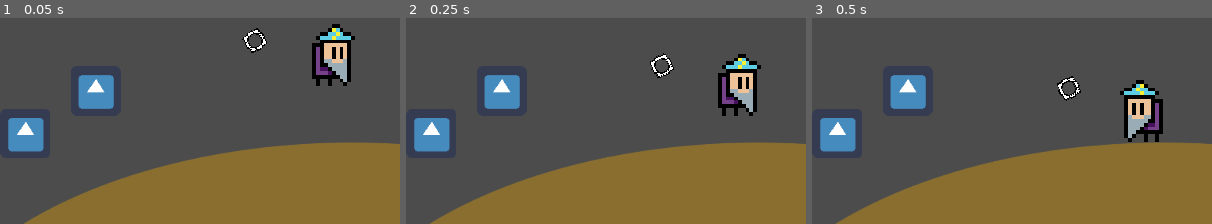
Above: before the commit, frames 1-3 (left to right).
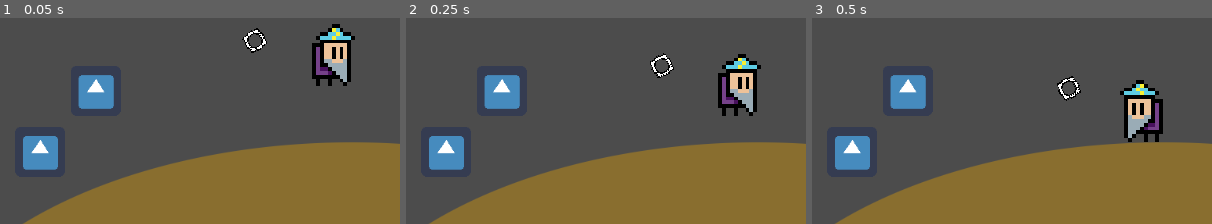
Above: after the commit, the same moments.

Repository: MitchMakesThings/Godot-Things
Game: Godot game, scene res://src/levels/FirstLevel.tscn
Two runs of this game, one before a commit and one after it. Both use one fixed random seed, a clock stepped at 60 frames per second and the inputs below. The engine's default icon, where the game draws it, is replaced by a stand-in: a white triangle on a blue panel in a dark square.
Inputs:
- Up to frame 1 (0.05 s): no input
- Up to frame 2 (0.25 s): no input
- Up to frame 3 (0.5 s): no input
The pictures show only the part of the screen within x 19-69%, y 0-50%; the shares and areas given below are measured in that part.

The runs differ from the first frame. In frame 1, 2.2% of the frame differs, in the area x 2-15%, y 48-74%; in frame 2, 2.2%; in frame 3, 2.2%.

Commit message:
Simplifying scripts.
This strips out some over-engineered stuff, and fixes some naming, so that the tutorial videos are easier to follow.

Diff:
--- a/Game/src/destruction/Destructible.gd
+++ b/Game/src/destruction/Destructible.gd
@@ -2,7 +2,6 @@
 
 export var viewport_destruction_nodepath : NodePath
 export var collision_holder_node_path : NodePath
-export var collision_viewport_size : Vector2 = Vector2.ZERO
 
 var world_size : Vector2
 
@@ -23,32 +22,26 @@
 	_parent_material = get_parent().material
 	_viewport_destruction_node = get_node(viewport_destruction_nodepath)
 
-	# Set our viewport size. This can be specified in the editor
-	if collision_viewport_size != Vector2.ZERO:
-		$Viewport.set_size(collision_viewport_size)
-	else:
-		# If it's not specified we'll match our parent sprites size.
-		# This ensures our scaling is correct so that the visual display of the
-		# sprite matches to the corresponding collision shape
-		$Viewport.set_size(get_parent().get_rect().size)
+	# Set our viewport size. We don't know this until run time, since its from our parent.
+	$Viewport.set_size(get_parent().get_rect().size)
 
 	# Passing 0 to duplicate, as we don't want to duplicate scripts/signals etc
 	# We don't use 8 since we're going to delete our duplicate nodes after first render anyway
 	var dup = get_parent().duplicate(0) as Node2D
 	_to_cull.append(dup)
-	# Shrink to match the ratio of our destruction viewport
-	dup.scale = _world_to_viewport_scale(dup.scale)
+
 	# Then reposition, so we're in the right spot
 	dup.position = _world_to_viewport(dup.position)
 
 	# Add to the viewport, so that our destructible viewport has our starting point
 	$Viewport.add_child(dup)
 
-	# Force the destruction texture rebuild
-	rebuild_texture()
+	# Start the timer, so it can delete our duplicated parent info
 	$CullTimer.start()
 
-	rebuild_collisions_from_image()
+	# Wait for all viewports to re-render before we build our image
+	yield(VisualServer, "frame_post_draw")
+	build_collisions_from_image()
 
 
 func _exit_tree():
@@ -148,48 +141,31 @@
 				collision_holder.call_deferred("add_child", collider)
 
 
-func rebuild_collisions_from_image():
-	# Wait for all viewports to re-render before we build our image
-	yield(VisualServer, "frame_post_draw")
-
+func build_collisions_from_image():
 	# Create bitmap from the Viewport (which projects into our sprite)
 	var bitmap := BitMap.new()
 	bitmap.create_from_image_alpha($Sprite.texture.get_data())
 
 	# DEBUG:
-	$Sprite.get_texture().get_data().save_png("res://screenshots/debug" + get_parent().name + ".png")
+	#$Sprite.get_texture().get_data().save_png("res://screenshots/debug" + get_parent().name + ".png")
 	#print("Saved")
 
 	# This will generate polygons for the given coordinate rectangle within the bitmap
 	# In our case, our given coordinates are the entire image.
 	var polygons = bitmap.opaque_to_polygons(Rect2(Vector2(0,0), bitmap.get_size()))
 
-	# Delete all previous polygons
-	for child in collision_holder.get_children():
-		child.queue_free()
-
 	# Now create a collision polygon for each polygon returned
 	# For the most part there will probably only be one.... unless you have islands
-	# And we'll add them as children of our DynamicTexture
 	for polygon in polygons:
 		var collider := CollisionPolygon2D.new()
 
-		# Remap our points from the dynamic texture (which is small)
-		# To our world, which might be more than a screen wide.
-		# Depending on the size of our dynamic texture viewport, we'll get a different resolution
-		# of collidability.
-		# This can be much less fine-grained than our display!
+		# Remap our points from the viewport coordinates back to world coordinates.
 		var newpoints := Array()
 		for point in polygon:
-			# Remap to world position
 			newpoints.push_back(_viewport_to_world(point))
-		collider.polygon = newpoints # Scaling example. Otherwise just use polygon
+		collider.polygon = newpoints
 		collision_holder.add_child(collider)
 
-	# Here's where viewport_destruction_nodepaths get wild
-	# We need to multiply the foreground sprite against our destruction sprite
-	# So that the foreground only shows where our destruction sprite is not alpha
-	republish_sprite()
 
 
 func republish_sprite() -> void:
@@ -205,7 +181,6 @@
 
 func _viewport_to_world(var point : Vector2) -> Vector2:
 	var dynamic_texture_size = $Viewport.get_size()
-	var parent_offset = get_parent().position
 	return Vector2(
 		((point.x + get_viewport_rect().position.x) / dynamic_texture_size.x) * world_size.x,
 		((point.y + get_viewport_rect().position.y) / dynamic_texture_size.y) * world_size.y
@@ -219,10 +194,3 @@
 		((point.x - parent_offset.x ) / world_size.x) * dynamic_texture_size.x + get_viewport_rect().position.x,
 		((point.y - parent_offset.y ) / world_size.y) * dynamic_texture_size.y + get_viewport_rect().position.y
 	)
-
-
-func _world_to_viewport_scale(var original_scale : Vector2) -> Vector2:
-	var dynamic_texture_size : Vector2 = $Viewport.get_size()
-	var x_scale = ((100.0 / world_size.x) * dynamic_texture_size.x) / 100.0
-	var y_scale = ((100.0 / world_size.y) * dynamic_texture_size.y) / 100.0
-	return Vector2(original_scale.x * x_scale, original_scale.y * y_scale)
--- a/Game/src/destruction/Destructible.tscn
+++ b/Game/src/destruction/Destructible.tscn
@@ -33,7 +33,6 @@
 [node name="Sprite" type="Sprite" parent="."]
 visible = false
 texture = SubResource( 2 )
-centered = false
 
 [node name="CollisionHolder" type="StaticBody2D" parent="."]
 collision_layer = 3
--- a/Game/src/levels/FirstLevel.tscn
+++ b/Game/src/levels/FirstLevel.tscn
@@ -20,7 +20,7 @@
 
 [node name="Test1" type="Sprite" parent="."]
 material = SubResource( 1 )
-position = Vector2( 2184.43, 1672.67 )
+position = Vector2( 2203.09, 1696 )
 texture = ExtResource( 6 )
 centered = false
 
--- a/Game/src/weapons/Explosion.tscn
+++ b/Game/src/weapons/Explosion.tscn
@@ -3,55 +3,54 @@
 [ext_resource path="res://assets/weapons/explosions/spritesheet.png" type="Texture" id=1]
 [ext_resource path="res://src/weapons/Explosion.gd" type="Script" id=2]
 
+[sub_resource type="AtlasTexture" id=1]
+flags = 4
+atlas = ExtResource( 1 )
+region = Rect2( 0, 0, 192, 192 )
+
+[sub_resource type="AtlasTexture" id=2]
+flags = 4
+atlas = ExtResource( 1 )
+region = Rect2( 192, 0, 192, 192 )
+
+[sub_resource type="AtlasTexture" id=3]
+flags = 4
+atlas = ExtResource( 1 )
+region = Rect2( 384, 0, 192, 192 )
+
+[sub_resource type="AtlasTexture" id=4]
+flags = 4
+atlas = ExtResource( 1 )
+region = Rect2( 0, 192, 192, 192 )
 
 [sub_resource type="AtlasTexture" id=5]
 flags = 4
 atlas = ExtResource( 1 )
-region = Rect2( 0, 0, 192, 192 )
+region = Rect2( 192, 192, 192, 192 )
 
 [sub_resource type="AtlasTexture" id=6]
 flags = 4
 atlas = ExtResource( 1 )
-region = Rect2( 192, 0, 192, 192 )
+region = Rect2( 384, 192, 192, 192 )
 
 [sub_resource type="AtlasTexture" id=7]
 flags = 4
 atlas = ExtResource( 1 )
-region = Rect2( 384, 0, 192, 192 )
+region = Rect2( 0, 384, 192, 192 )
 
 [sub_resource type="AtlasTexture" id=8]
 flags = 4
 atlas = ExtResource( 1 )
-region = Rect2( 0, 192, 192, 192 )
+region = Rect2( 192, 384, 192, 192 )
 
 [sub_resource type="AtlasTexture" id=9]
 flags = 4
 atlas = ExtResource( 1 )
-region = Rect2( 192, 192, 192, 192 )
-
-[sub_resource type="AtlasTexture" id=10]
-flags = 4
-atlas = ExtResource( 1 )
-region = Rect2( 384, 192, 192, 192 )
-
-[sub_resource type="AtlasTexture" id=11]
-flags = 4
-atlas = ExtResource( 1 )
-region = Rect2( 0, 384, 192, 192 )
-
-[sub_resource type="AtlasTexture" id=12]
-flags = 4
-atlas = ExtResource( 1 )
-region = Rect2( 192, 384, 192, 192 )
-
-[sub_resource type="AtlasTexture" id=13]
-flags = 4
-atlas = ExtResource( 1 )
 region = Rect2( 384, 384, 192, 192 )
 
-[sub_resource type="SpriteFrames" id=14]
+[sub_resource type="SpriteFrames" id=10]
 animations = [ {
-"frames": [ SubResource( 5 ), SubResource( 6 ), SubResource( 7 ), SubResource( 8 ), SubResource( 9 ), SubResource( 10 ), SubResource( 11 ), SubResource( 12 ), SubResource( 13 ) ],
+"frames": [ SubResource( 1 ), SubResource( 2 ), SubResource( 3 ), SubResource( 4 ), SubResource( 5 ), SubResource( 6 ), SubResource( 7 ), SubResource( 8 ), SubResource( 9 ) ],
 "loop": false,
 "name": "default",
 "speed": 15.0
Not shown: 1 places in Game/src/weapons/Explosion.tscn that only renumber resources
